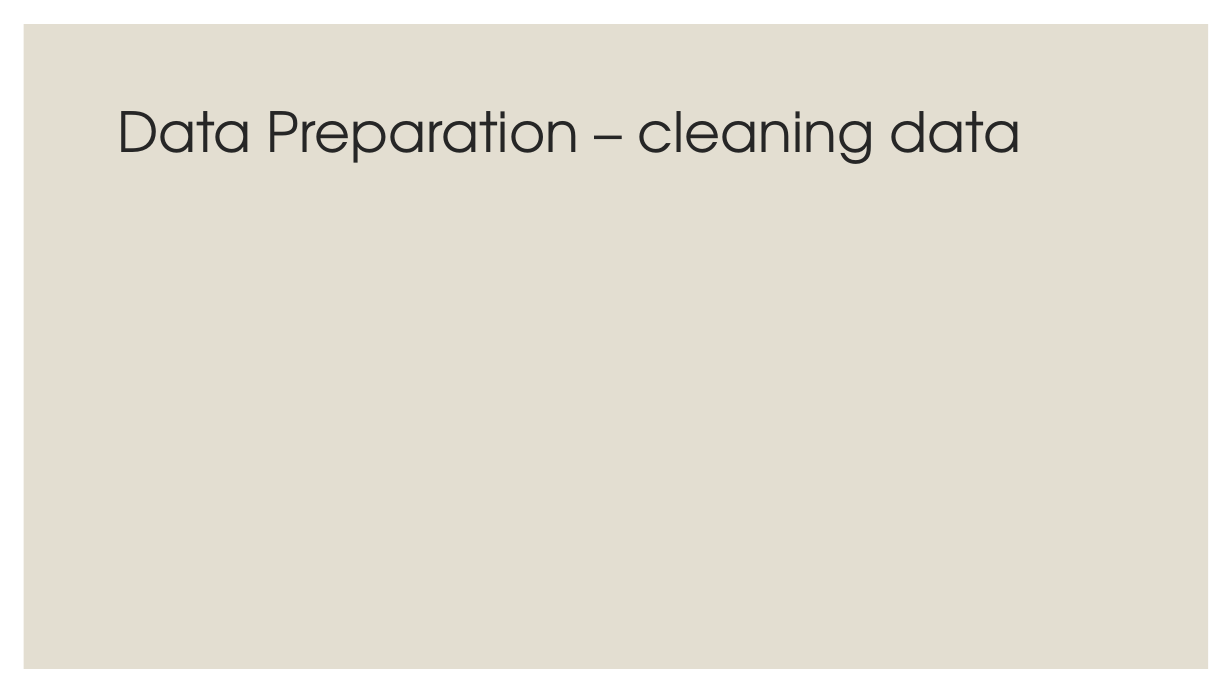
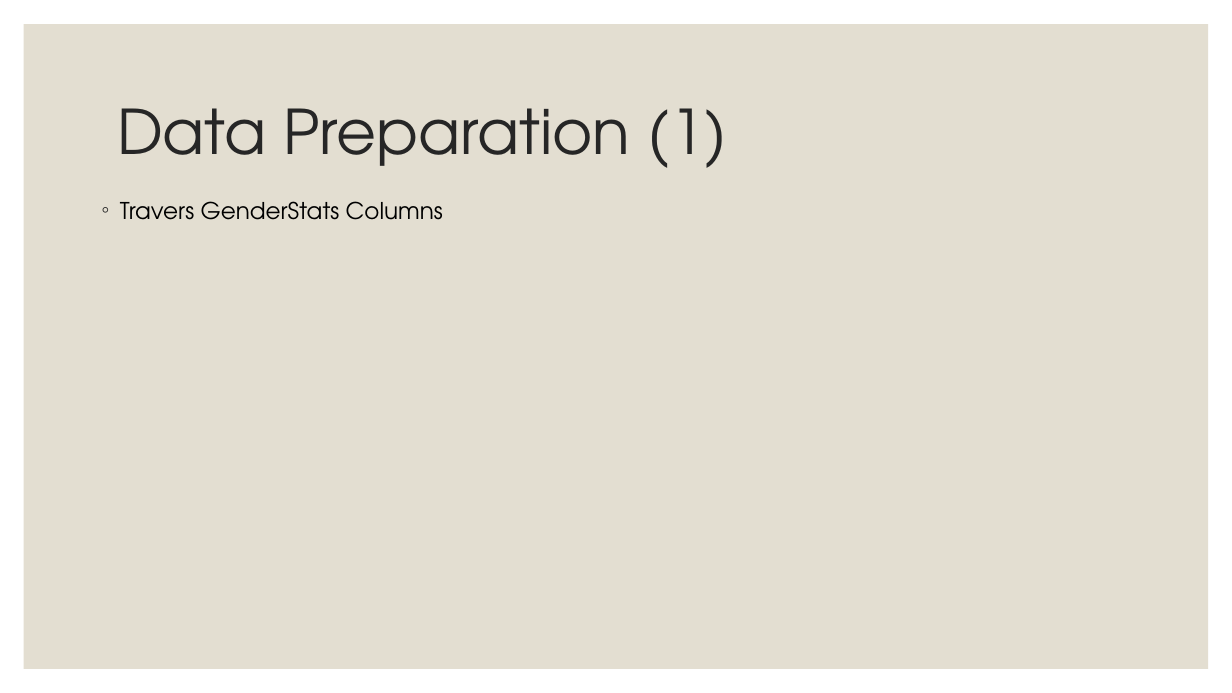
Before and after one commit to EylonSaadon/DataScienceWorkShop, a slide deck: slide 6 of Sallary gap predictionfrom Presentation 1_1_17.pptx. Drawn at 1232x693 pixels with LibreOffice and Linux fonts; fonts in the diff are those of the drawing. Boxes give left, top, right and bottom in pixels: in the first picture for what was removed or moved away, otherwise in the second. Text is boxed around its words. In the diff, an @@ line names an element or a change of style, - is before the commit and + after.

```diff
--- a/Sallary gap predictionfrom Presentation 1_1_17.pptx
+++ b/Sallary gap predictionfrom Presentation 1_1_17.pptx
@@ title at <box>117,108,727,168</box>: text changed; size 43.2 to 48 pt @@
-Data Preparation – cleaning data
+Data Preparation (1)
@@ text added at <box>120,201,443,220</box>, 18 pt, text #000000 @@
+◦ Travers GenderStats Columns
```
Also in this commit, not shown: 1 other slide changed, 6 slides added.
